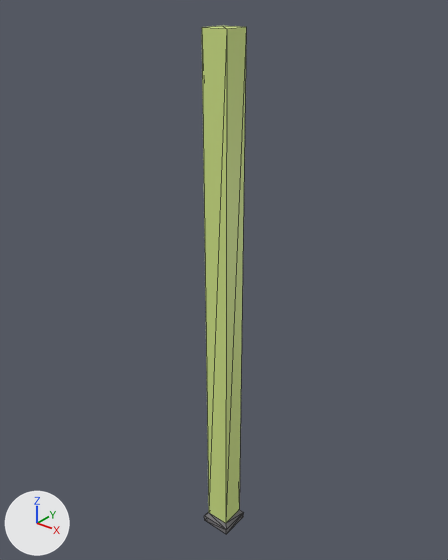
One commit to the FBX model プロジェクト一式/Assets/Model/Stage/RayStageT2.fbx: the scene before it, then after it.
Before and after are seen from a 50 mm lens placed at (12.61, -16.9, 22.36), pointed at (-0.92, 0.02, 11.87). The axes (+X, +Y, +Z) are drawn at lower left. The lights are the same throughout. Mesh edges are drawn as thin lines. Where no turn or scale is listed for an object, it has been applied to the vertices. Vertices at the same position are counted once.

Before the edit, the objects in view are built like this:
```python
mat_マテリアル_001 = principled_material('マテリアル.001')
mat_マテリアル_001.base_color = (0.178, 0.172, 0.179)  # grey #757375
me_立方体_005 = bpy.data.meshes.new('立方体.005')
me_立方体_005.from_pydata(...)  # 16 vertices, 28 faces; spans x -1.1..0.1, y -1.1..0.1, z 0.0..21.0
# faces by material slot: [10, 18]
me_立方体_005.materials.append(mat_マテリアル)  # green #d3e789
me_立方体_005.materials.append(mat_マテリアル_001)  # grey #757375
ob_立方体 = bpy.data.objects.new('立方体', me_立方体_005)
ob_立方体.location = (0.0, 0.0, 0.0)
```
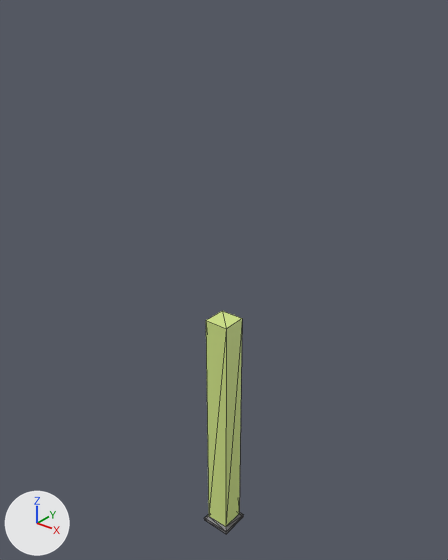
Edits to the scene script, one JSON object a line:
```json
{"op": "set", "path": "mat_マテリアル_001.base_color", "old": "(0.178, 0.172, 0.179)", "new": "(0.654, 0.8, 0.248)", "note": "grey #757375 -> green #d3e788"}
{"op": "add", "block": "mat_マテリアル_004", "code": ["mat_マテリアル_004 = principled_material('マテリアル.004')", "mat_マテリアル_004.base_color = (0.178, 0.172, 0.179)  # grey #757375"]}
{"block": "me_立方体_005", "where": "me_立方体_005.from_pydata(...)  # 16 vertices, 28 faces; spans x -1.1..0.1, y -1.1..0.1, z 0.0..21.0"}
{"block": "me_立方体_005", "where": "# used by ob_立方体; location = (0.0, 0.0, 0.0)"}
{"op": "remove", "block": "me_立方体_005", "code": "me_立方体_005.materials.append(mat_マテリアル)  # green #d3e789"}
{"block": "me_立方体_005", "change": "me_立方体_005 part 1: the whole mesh is scaled about the mesh origin by (1, 1, 0.5)"}
{"op": "add", "block": "me_立方体_005", "code": "me_立方体_005.materials.append(mat_マテリアル_004)  # grey #757375"}
```

Where the change shows, as pixel boxes (x1, y1, x2, y2) in the pictures (448 x 560 px):
```json
{"object": "立方体", "change": "mesh rescaled", "before": [202, 26, 246, 534], "after": [204, 311, 243, 534], "on screen": "11% narrower, 56% shorter"}
```
